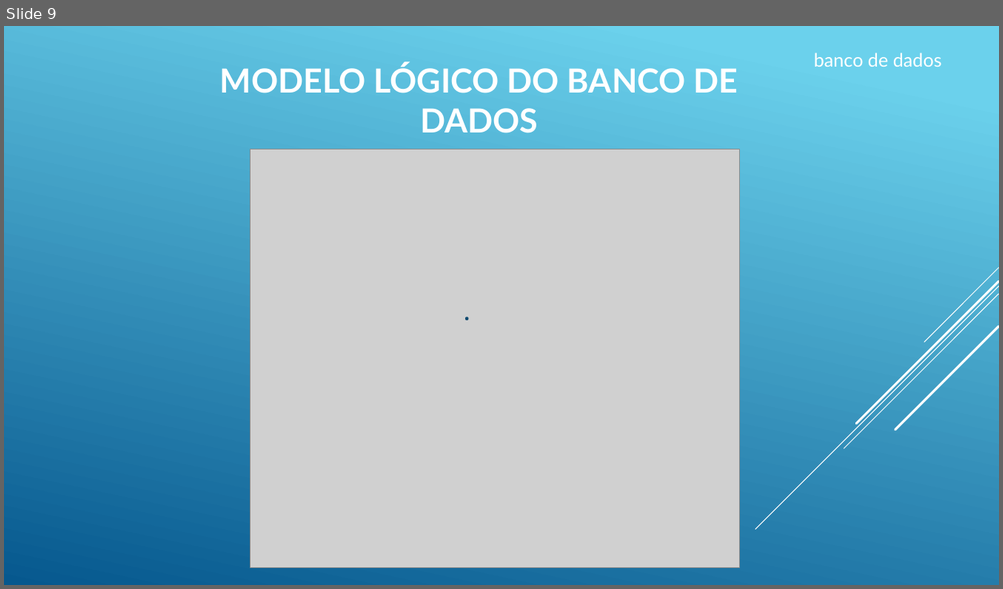
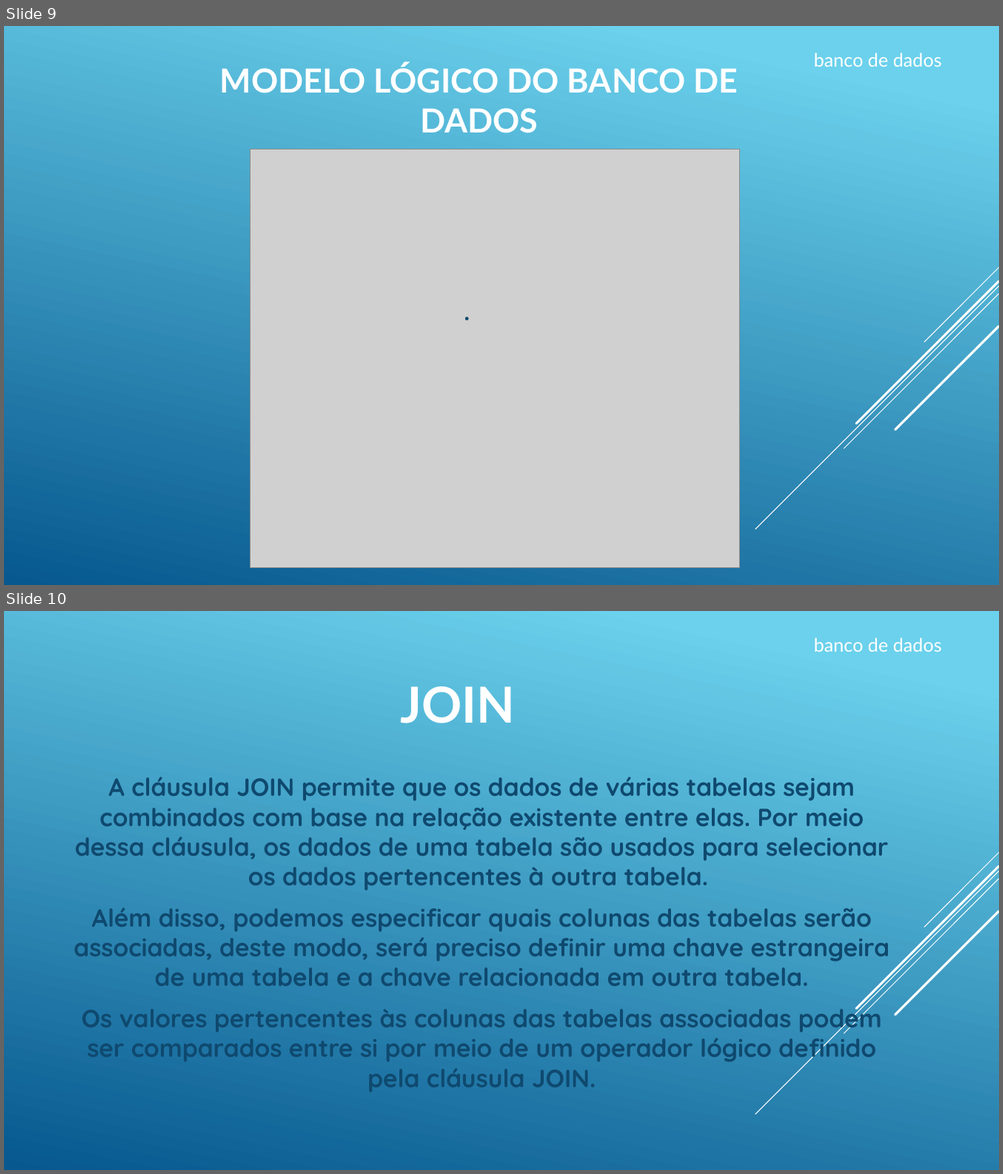
Before and after one commit to TarsilaMoreno/becajava.aulasql2, a slide deck: bancodedados.pptx. Shown one above the other, each under a label of ours: slide 9 before the commit, slides 9 and 10 after it. The pictures are 1003x589 and 1003x1174 pixels, drawn with LibreOffice and Linux fonts; fonts in the diff are those of the drawing; grey boxes stand for pictures. Boxes give left, top, right and bottom in pixels: in the first picture for what was removed or moved away, otherwise in the second. Text is boxed around its words. In the diff, an @@ line names an element or a change of style, - is before the commit and + after.

```diff
--- a/bancodedados.pptx
+++ b/bancodedados.pptx
@@ slide 10 added at box(4, 611, 999, 1170), background gradient #6ED2EB to #06588E; not listed: 5 template elements that a slide beside it also shows @@
@@ text added at box(814, 638, 942, 652), 18 pt, text #FFFFFF @@
+banco de dados
@@ title added at box(401, 686, 515, 723), 48 pt, text #FFFFFF, bold @@
+JOIN
@@ text added at box(74, 777, 890, 1092), 24 pt, text #0F496F, bold @@
+A cláusula JOIN permite que os dados de várias tabelas sejam combinados com base na relação existente entre elas. Por meio dessa cláusula, os dados de uma tabela são usados para selecionar os dados pertencentes à outra tabela.
+Além disso, podemos especificar quais colunas das tabelas serão associadas, deste modo, será preciso definir uma chave estrangeira de uma tabela e a chave relacionada em outra tabela.
+Os valores pertencentes às colunas das tabelas associadas podem ser comparados entre si por meio de um operador lógico definido pela cláusula JOIN.
```
Also in this commit, not shown: 1 slide changed, 3 other slides added.
